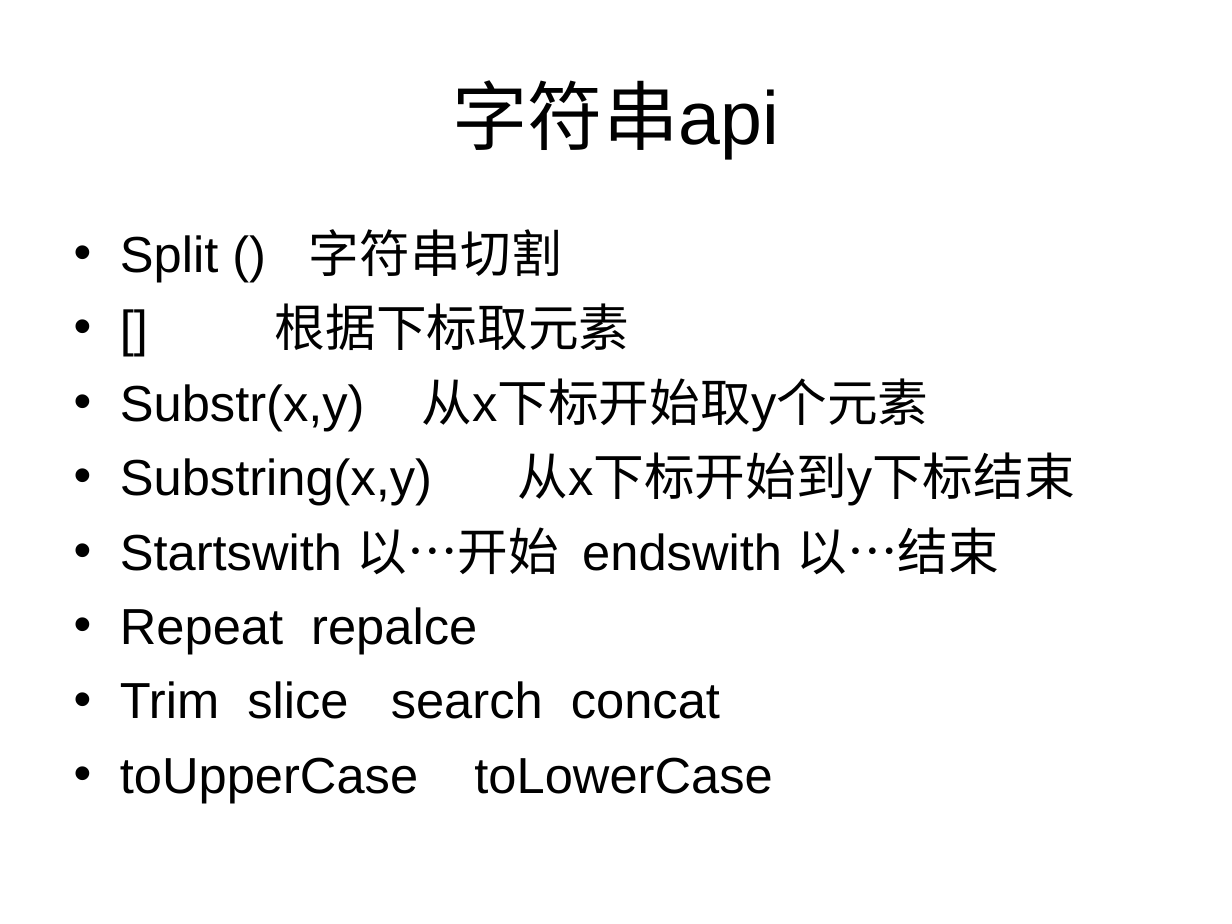
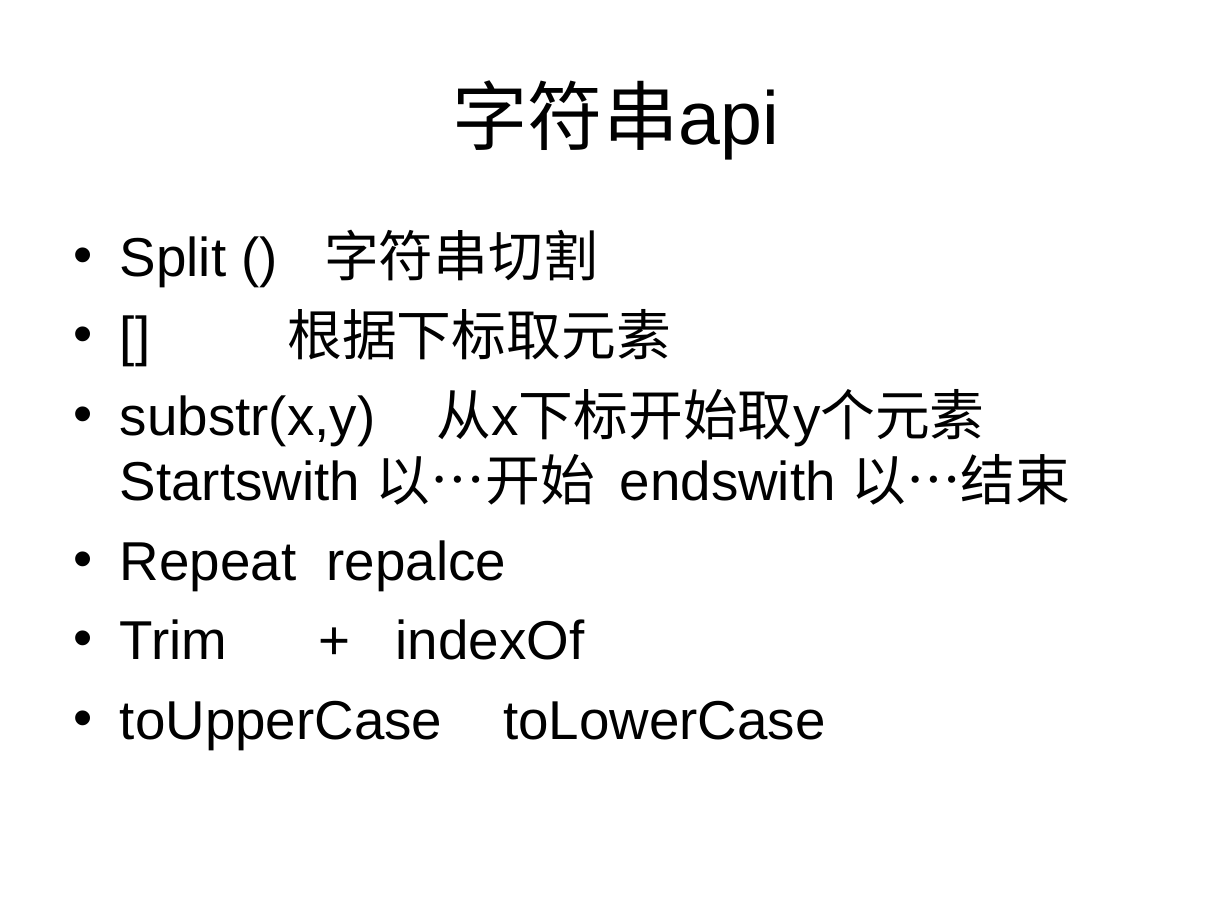
Before and after one commit to cd-vr1class/homework, a slide deck: slide 2 of ppt/7-25string的api.ppt. Drawn at 1232x924 pixels with LibreOffice and Linux fonts; fonts in the diff are those of the drawing. Boxes give left, top, right and bottom in pixels: in the first picture for what was removed or moved away, otherwise in the second. Text is boxed around its words. In the diff, an @@ line names an element or a change of style, - is before the commit and + after.

```diff
--- a/ppt/7-25string的api.ppt
+++ b/ppt/7-25string的api.ppt
@@ text at box(120, 230, 826, 749): size 29.6 to 32 pt in "Split () 字符串切割", "[] 根据下标取元素", "Repeat repalce", "toUpperCase toLowerCase" @@
@@ text at box(120, 389, 1070, 505): text changed; size 29.6 to 32 pt @@
-• Substr(x,y) 从x下标开始取y个元素
-• Substring(x,y) 从x下标开始到y下标结束
-• Startswith 以…开始 endswith 以…结束
+• substr(x,y) 从x下标开始取y个元素Startswith 以…开始 endswith 以…结束
@@ text at box(120, 619, 585, 660): text changed; size 29.6 to 32 pt @@
-• Trim slice search concat
+• Trim + indexOf
```
Also in this commit, not shown: 1 other slide changed, 20 other files.
